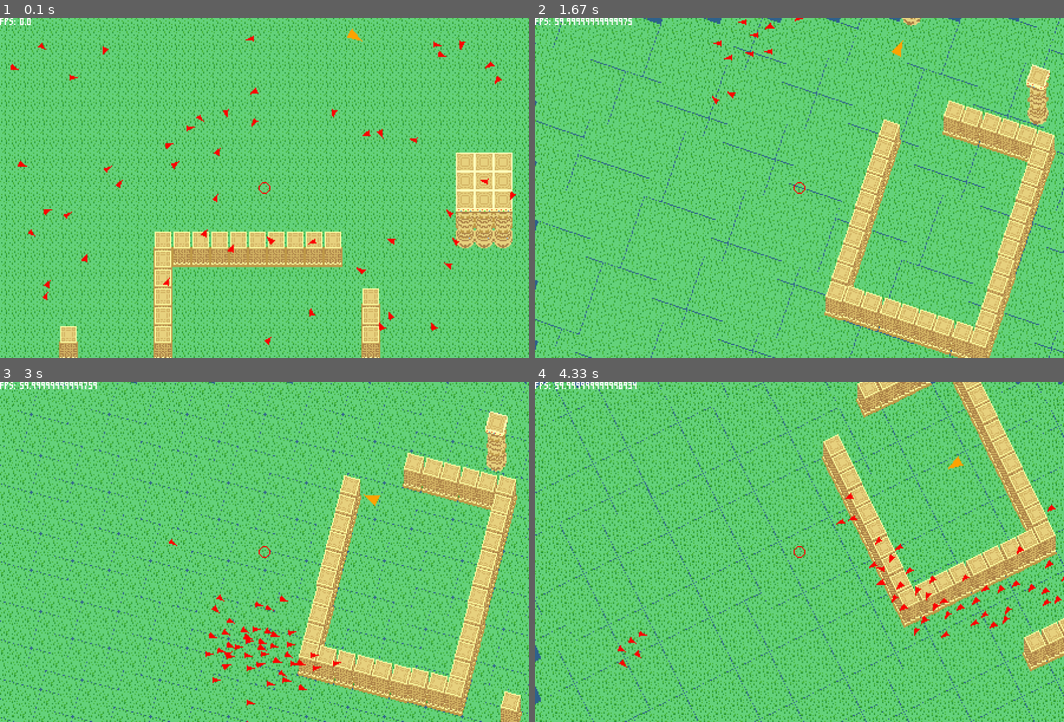
Above: before the commit, frames 1-4 (two rows, left to right).
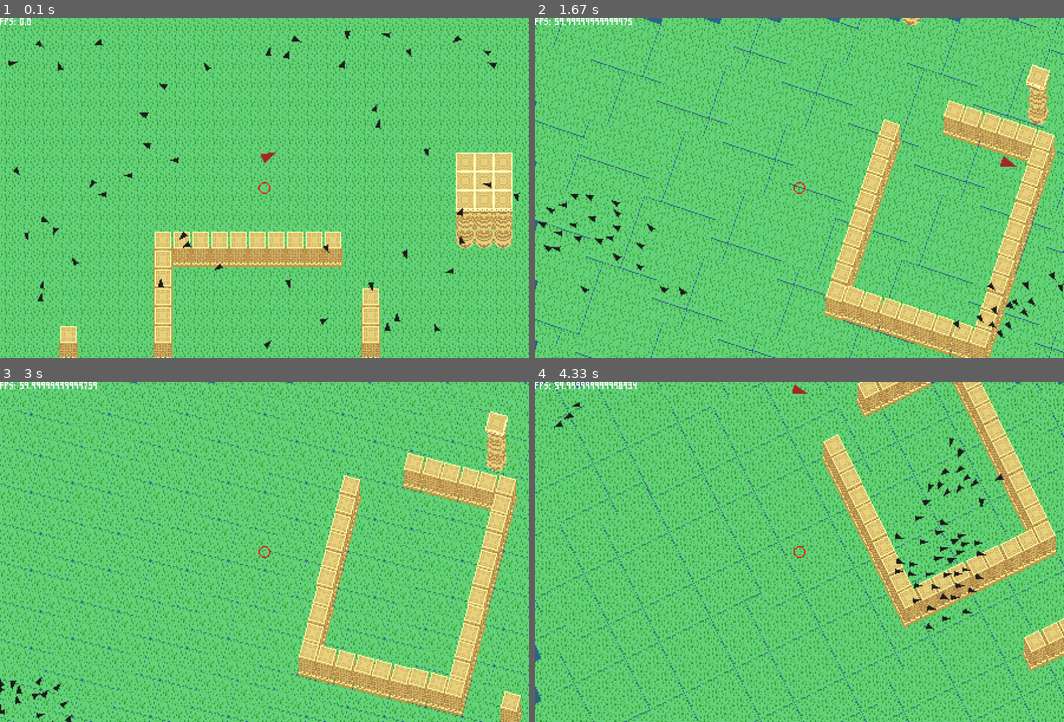
Above: after the commit, the same moments.

Repository: towella/testing-procedural-animation
Game: pygame game, started from code/main.py
Same seed, same stepped clock (60 frames per second), same inputs: the game is played once before the commit and once after it.
Inputs (mouse positions are in pixels of both pictures, inside the frame that each line leads up to):
- Up to frame 1 (0.1 s): no input
- Up to frame 2 (1.67 s): hold Right 0.33-0.8 s; move the mouse to (778, 201) at 0.37 s; hold Right 0.83-1.3 s; hold Left from 1.33 s (still down)
- Up to frame 3 (3 s): release Left at 1.87 s; hold Left 1.9-2.3 s; hold Right 2.33-2.97 s
- Up to frame 4 (4.33 s): hold Left 3-3.47 s; hold Right 3.5-3.97 s; hold Right from 4 s (still down)

The runs differ from the first frame. In frame 1, 1.8% of the frame differs, in the area x 1-99%, y 3-98%; in frame 2, 0.9%; in frame 3, 1.1%; in frame 4, 1.8%.

Commit message:
Boid Camera Application
- Boids now respond to camera changes
- Reformatted and added to TODO list

Diff:
--- a/code/boids.py
+++ b/code/boids.py
@@ -1,14 +1,16 @@
 import pygame
 from random import randint
 import math
-from support import get_distance, lerp1D
+from support import get_distance, lerp1D, rotate_point_deg
 
 minute = 60 * 60  # 60fps * 60 seconds
 
 
 class Flock:
-    def __init__(self, surface, flock_size, use_predator=False, use_wind=False):
+    def __init__(self, surface, flock_size, use_predator=False, use_wind=False, parallax=(1, 1)):
         self.surface = surface
+        self.parallax = parallax  # modifier to scroll_value provided in update
+
         self.chunk_size = 80
         # chunks height and width include 2 buffer chunks as a margin beyond screen view
         self.chunks_width = self.surface.get_width() // self.chunk_size + 2  # number of chunks horizontally
@@ -36,7 +38,7 @@
         self.wind = [0, 0]
         self.new_wind = [0.0, 0.0]  # wind for next transition
 
-    def update(self):
+    def update(self, scroll_value, rot_value, origin=(0, 0)):
         if self.use_wind:
             self.wind_change -= 1
             # lerp wind to new wind if in transitional period
@@ -49,15 +51,17 @@
                 self.new_wind[1] = randint(-self.max_wind * 100, self.max_wind * 100) / 100
                 self.wind_change = randint(self.min_wind_change, self.max_wind_change)
 
-        # update predator
+        # update predator then apply camera
         if self.use_predator:
-            self.predator.update(self.boids, self.wind)
+            self.predator.pred_update(self.boids, self.wind)
+            self.predator.apply_camera(scroll_value, rot_value, origin, self.parallax)
 
         # first update chunks (reset so empty)
         for chunk in self.chunks.keys():
             self.chunks[chunk] = []
         # update boids by chunk
         for b in self.boids:
+            b.apply_camera(scroll_value, rot_value, origin, self.parallax)  # apply camera so in same state as pred
             pos = b.get_pos()
             # find boid chunk index
             y = int(pos[1] // self.chunk_size)
@@ -124,7 +128,7 @@
         self.visual_r = 80  # 50 distance boid can see other boids  MUST BE LESS THAN CHUNK SIZE
 
         self.turn_factor = 0.1   # 0.1 or 0.05 amount boid turns (multiplier)
-        self.screen_margin = 200  # 200 margin from screen edge before turning
+        self.screen_margin = 0  # 200 margin from screen edge before turning
 
         self.matching_factor = 0.05  # loose 0.02 or 0.05 tight, tend towards average velocity (multiplier)
         self.centering_factor = 0.005  # 0.005 0.001 tend towards center of visual flock (multiplier)
@@ -144,7 +148,15 @@
         self.vel[0] = vel[0]
         self.vel[1] = vel[1]
 
-    def update(self, boids, wind, predator=None):
+    def apply_camera(self, scroll_value, rot_value, origin, parallax):
+        # apply scroll with parallax
+        self.pos[0] -= int(scroll_value[0] * parallax[0])
+        self.pos[1] -= int(scroll_value[1] * parallax[1])
+        # apply rotation
+        if rot_value != 0:
+            self.pos = rotate_point_deg(self.pos, origin, rot_value)
+
+    def update(self, boids, wind, predator):
         # steering
         close_dx = 0
         close_dy = 0
@@ -246,18 +258,14 @@
             [self.pos[0] + math.sin(math.radians(self.rot_deg - 90)) * point_sides,
              self.pos[1] + math.cos(math.radians(self.rot_deg - 90)) * point_sides]
         ]
-        pygame.draw.polygon(self.surface, "red", outline)
-
-
-class BoidPredator:
+        pygame.draw.polygon(self.surface, (30, 30, 30), outline)
+
+
+class BoidPredator(Boid):
     def __init__(self, surface):
-        self.surface = surface
-        self.rot_deg = 0
-
-        self.pos = [randint(0, surface.get_width()), randint(0, surface.get_height())]  # x, y
-        self.vel = [0, 0]  # x, y
+        super().__init__(surface)
         self.min_speed = 1
-        self.max_speed = 7  # 3 or 5
+        self.max_speed = 7
 
         self.turn_factor = 0.1  # 0.1 or 0.05 amount boid turns (multiplier)
         self.screen_margin = 400  # 200 margin from screen edge before turning
@@ -272,10 +280,8 @@
         self.circling_factor = 0.004
         self.circling_max_speed = 4
 
-    def get_pos(self):
-        return self.pos
-
-    def update(self, boids, wind):
+    # cant be called update as parameters are not the same as parent class update
+    def pred_update(self, boids, wind):
         # alignment and cohesion
         avg_x_pos = 0
         avg_y_pos = 0
@@ -360,4 +366,4 @@
             [self.pos[0] + math.sin(math.radians(self.rot_deg - 90)) * point_sides,
              self.pos[1] + math.cos(math.radians(self.rot_deg - 90)) * point_sides]
         ]
-        pygame.draw.polygon(self.surface, "orange", outline)
+        pygame.draw.polygon(self.surface, "brown", outline)
--- a/code/level.py
+++ b/code/level.py
@@ -48,7 +48,8 @@
         flock_size = 50
         use_wind = True
         use_predator = True
-        self.flocks = [Flock(self.screen_surface, flock_size, use_predator, use_wind) for f in range(num_flocks)]
+        parallax = (2, 2)
+        self.flocks = [Flock(self.screen_surface, flock_size, use_predator, use_wind, parallax) for f in range(num_flocks)]
 
         dt = 1  # dt starts as 1 because on the first frame we can assume it is 60fps. dt = 1/60 * 60 = 1
 
@@ -376,7 +377,7 @@
                 creature.update(self.collideable, rot_value, dt, player.get_pos(), scroll_value)
             self.all_tile_sprites.update(scroll_value, rot_value, player.get_pos())
             for flock in self.flocks:
-                flock.update()
+                flock.update(scroll_value, rot_value, player.get_pos())
             # shift room boundary rect
             self.apply_scroll(scroll_value)  # apply scroll to level systems
             self.apply_rotation(rot_value, player.get_pos())
Not shown, changed: TODO
